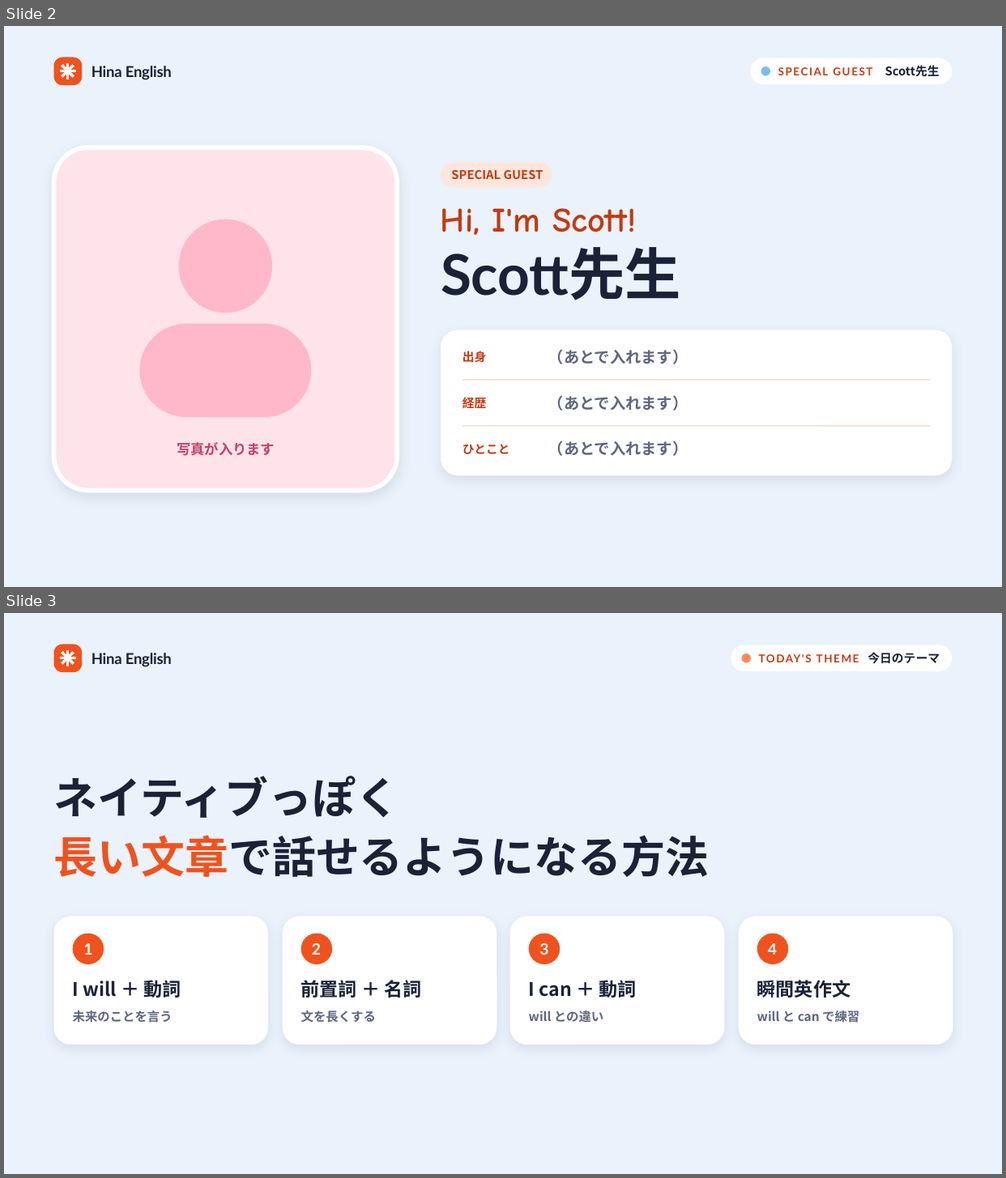
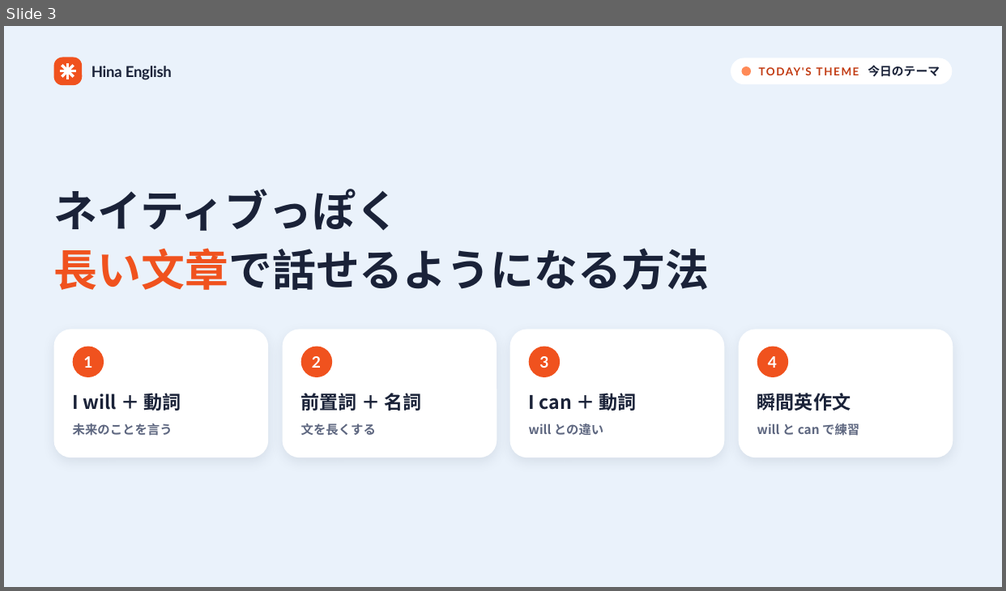
Before and after one commit to hinakajisaki-dev/hina-english, a slide deck: live/scott-will-can/scott-will-can.pptx. Shown one above the other, each under a label of ours: slides 2 and 3 before the commit, slide 3 after it. The pictures are 1006x1178 and 1006x591 pixels, drawn with LibreOffice and Linux fonts; fonts in the diff are those of the drawing. Boxes give left, top, right and bottom in pixels: in the first picture for what was removed or moved away, otherwise in the second. Text is boxed around its words. In the diff, an @@ line names an element or a change of style, - is before the commit and + after.

```diff
--- a/live/scott-will-can/scott-will-can.pptx
+++ b/live/scott-will-can/scott-will-can.pptx
@@ slide 2 removed at bbox=[4, 26, 1002, 587], background #EAF2FB @@
@@ rounded rectangle removed at bbox=[54, 58, 83, 86] @@
@@ freeform shape removed at bbox=[60, 70, 77, 72] @@
@@ freeform shape removed at bbox=[61, 64, 74, 78] @@
@@ freeform shape removed at bbox=[61, 64, 74, 78] @@
@@ freeform shape removed at bbox=[66, 63, 69, 80] @@
@@ text removed at bbox=[91, 66, 172, 80] @@
-Hina English
@@ rounded rectangle removed at bbox=[750, 58, 953, 84] @@
@@ ellipse removed at bbox=[761, 66, 769, 75] @@
@@ text removed at bbox=[778, 67, 872, 75] @@
-SPECIAL GUEST
@@ text removed at bbox=[885, 65, 940, 76] @@
-Scott先生
@@ rounded rectangle removed at bbox=[54, 148, 397, 490] @@
@@ rounded rectangle removed at bbox=[441, 162, 552, 187] @@
@@ text removed at bbox=[451, 170, 543, 179] @@
-SPECIAL GUEST
@@ ellipse removed at bbox=[178, 219, 272, 313] @@
@@ text removed at bbox=[441, 208, 637, 235] @@
-Hi, I'm Scott!
@@ text removed at bbox=[441, 247, 681, 301] @@
-Scott先生
@@ rounded rectangle removed at bbox=[139, 324, 311, 417] @@
@@ rounded rectangle removed at bbox=[441, 330, 952, 476] @@
@@ text removed at bbox=[462, 351, 487, 363] @@
-出身
@@ text removed at bbox=[548, 349, 688, 365] @@
-（あとで入れます）
@@ line removed from (462, 380) to (931, 380) @@
@@ text removed at bbox=[462, 395, 487, 411] @@
-経歴
@@ text removed at bbox=[548, 395, 688, 411] @@
-（あとで入れます）
@@ line removed from (462, 426) to (931, 426) @@
@@ text removed at bbox=[177, 442, 275, 456] @@
-写真が入ります
@@ text removed at bbox=[462, 444, 510, 454] @@
-ひとこと
@@ text removed at bbox=[548, 441, 688, 456] @@
-（あとで入れます）
```
Also in this commit, not shown: 4 slides changed, 1 slide added, 12 other files.
